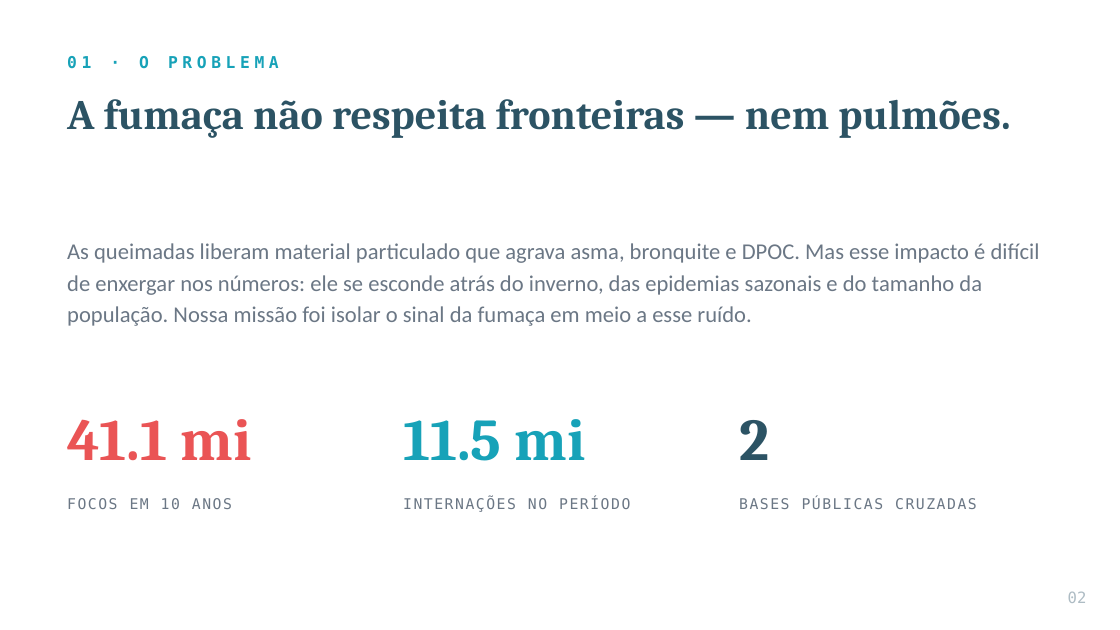
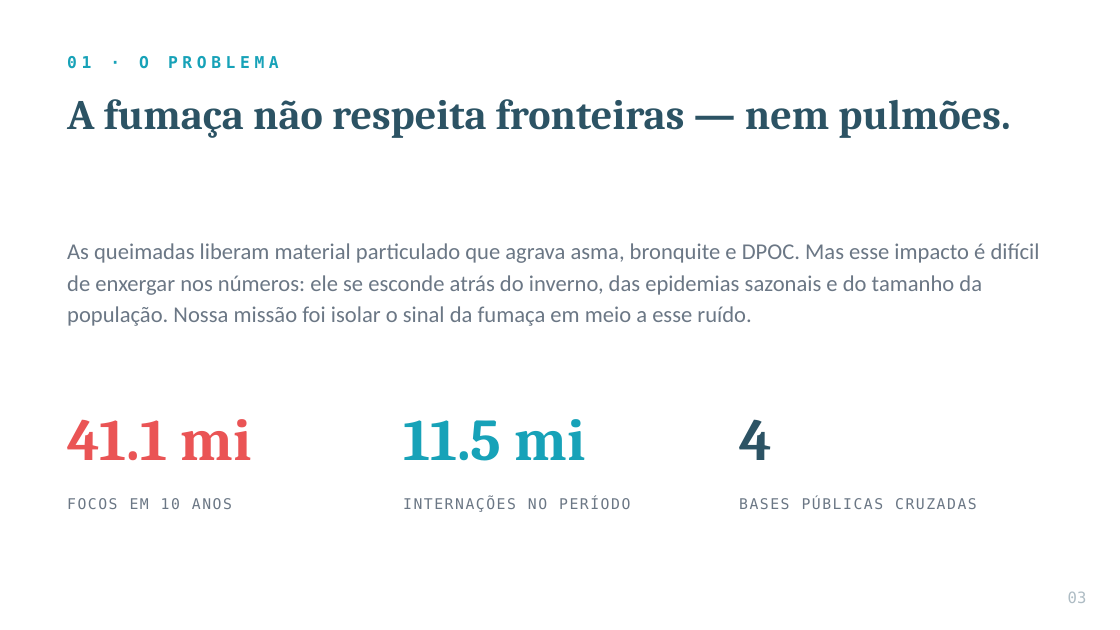
Before and after one commit to SauloSapucaia/BreathAlert_BR, a slide deck: slide 3 of pitch/BreathAlert_Pitch.pptx (slide 2 before the commit). Drawn at 1120x630 pixels with LibreOffice and Linux fonts; fonts in the diff are those of the drawing. Boxes give left, top, right and bottom in pixels: in the first picture for what was removed or moved away, otherwise in the second. Text is boxed around its words. In the diff, an @@ line names an element or a change of style, - is before the commit and + after.

```diff
--- a/pitch/BreathAlert_Pitch.pptx
+++ b/pitch/BreathAlert_Pitch.pptx
@@ text at bbox=[739, 419, 772, 460]: text changed @@
-2
+4
@@ text at bbox=[1068, 591, 1087, 603]: text changed @@
-02
+03
```
Also in this commit, not shown: 8 other slides changed, 7 slides added, 2 other files.
